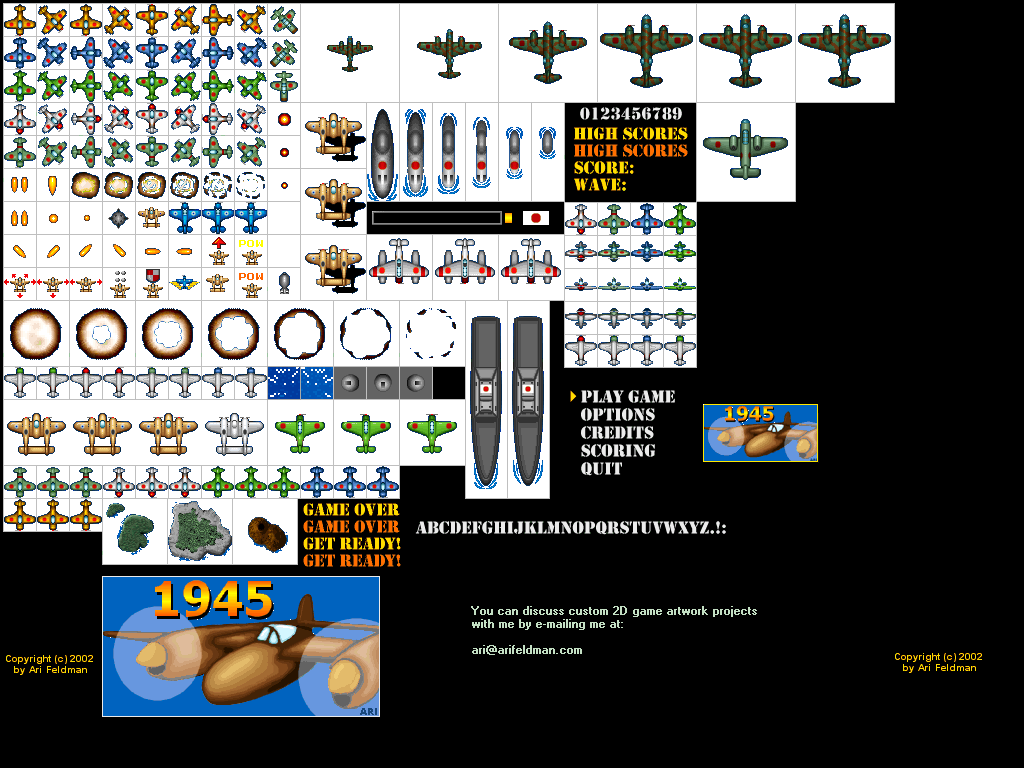
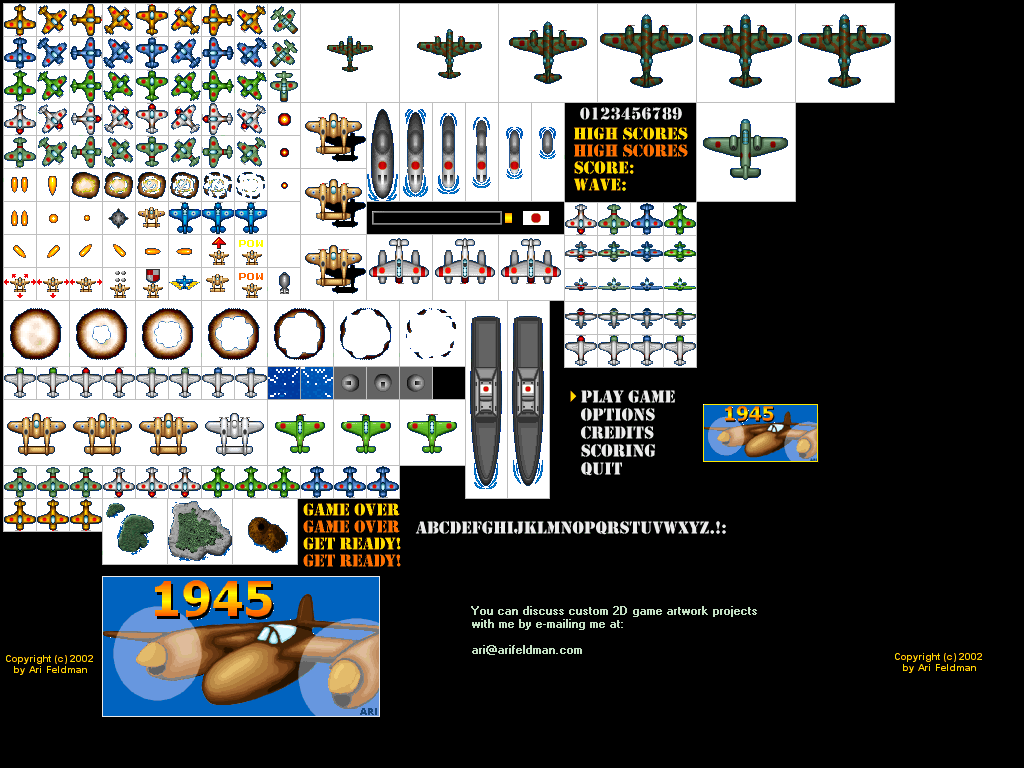
Layers edited between the first and the second w=1024, h=768 image:
added layer "Layer 4" above "Layer 3" over <box>70,4,102,36</box>
painted on "Layer 3" over <box>70,4,102,36</box>
